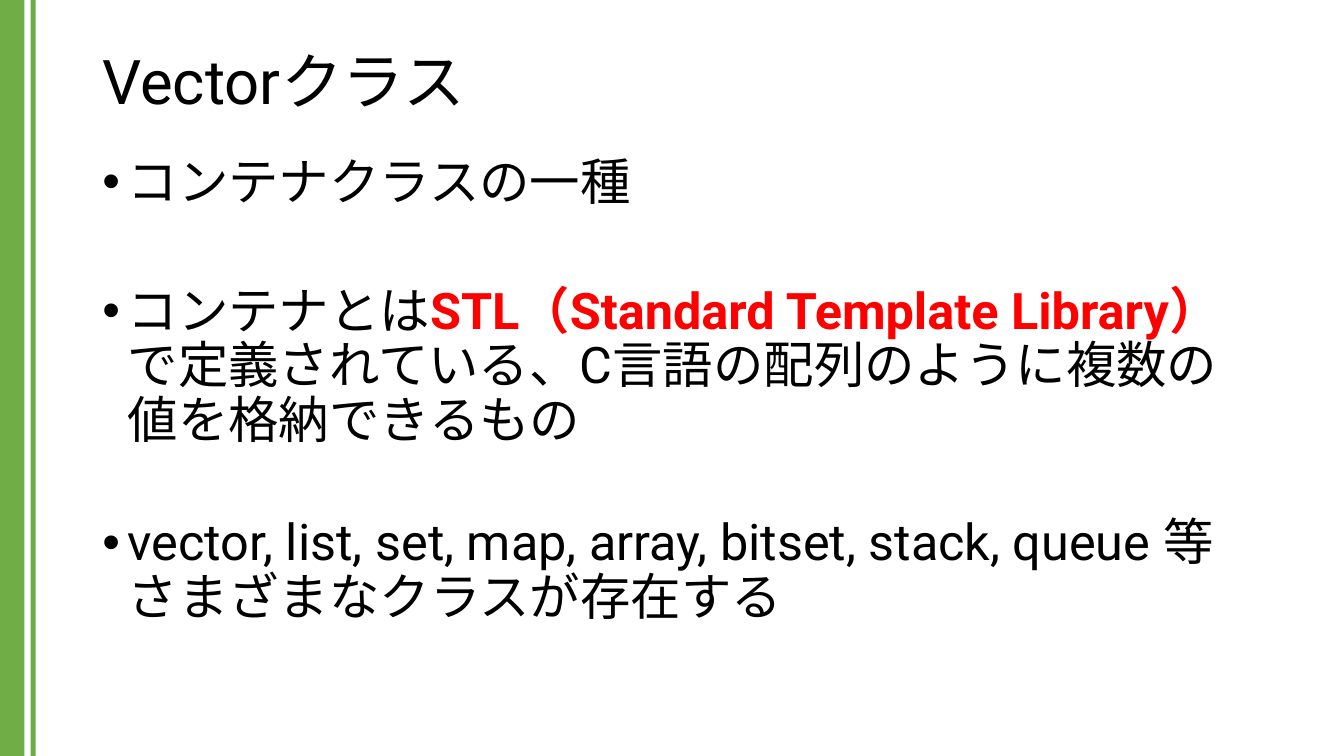
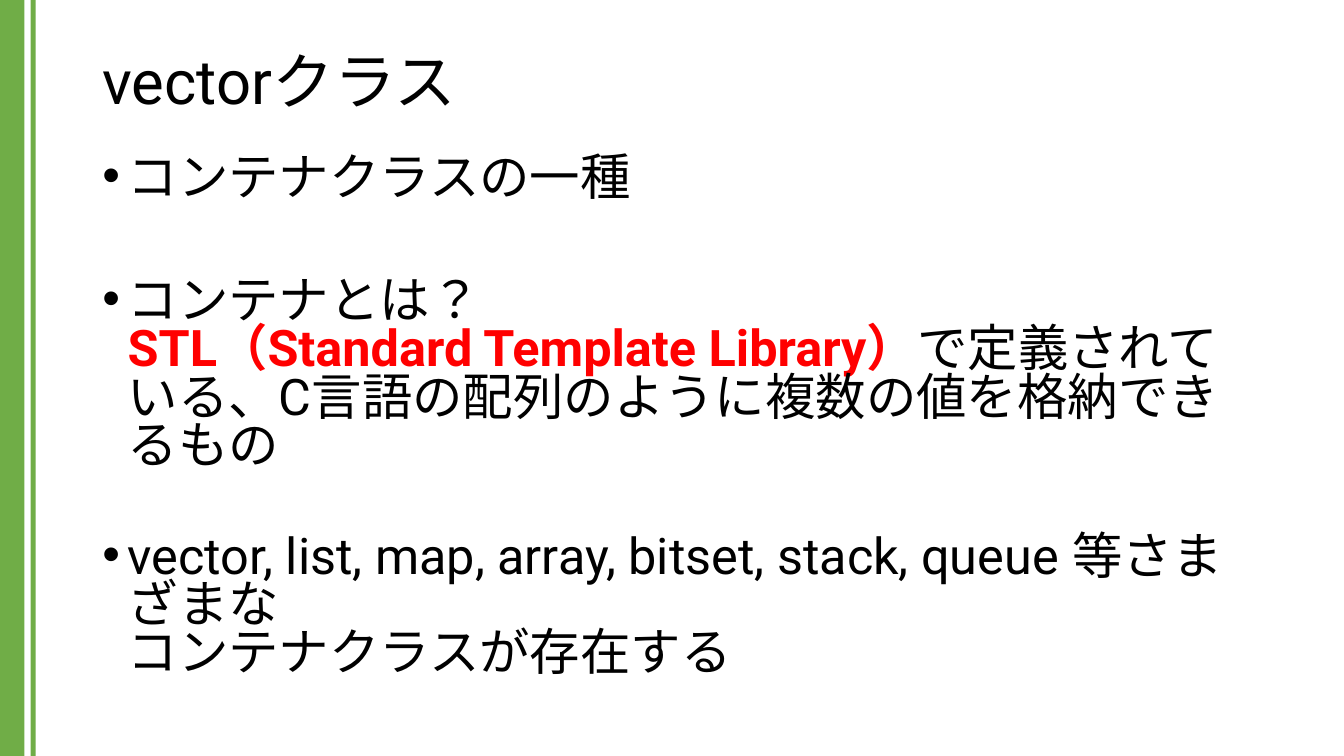
Before and after one commit to kic-murata/cpp2024, a slide deck: slide 1 of 授業資料/講義資料：Vectorクラス.pptx. Drawn at 1344x756 pixels with LibreOffice and Linux fonts; fonts in the diff are those of the drawing. Boxes give left, top, right and bottom in pixels: in the first picture for what was removed or moved away, otherwise in the second. Text is boxed around its words. In the diff, an @@ line names an element or a change of style, - is before the commit and + after.

```diff
--- a/授業資料/講義資料：Vectorクラス.pptx
+++ b/授業資料/講義資料：Vectorクラス.pptx
@@ title at [102, 54, 456, 107]: text changed @@
-Vectorクラス
+vectorクラス
@@ text at [128, 153, 631, 199]: line spacing 0.9 to 0.8 @@
@@ text at [128, 279, 1223, 674]: text changed @@
-• コンテナとはSTL（Standard Template Library）で定義されている、C言語の配列のように複数の値を格納できるもの
-• vector, list, set, map, array, bitset, stack, queue 等さまざまなクラスが存在する
+• コンテナとは？
+  STL（Standard Template Library）で定義されている、C言語の配列のように複数の値を格納できるもの
+• vector, list, map, array, bitset, stack, queue 等さまざまな
+  コンテナクラスが存在する
```
Also in this commit, not shown: 9 other slides changed, 12 slides added, 1 other file.
